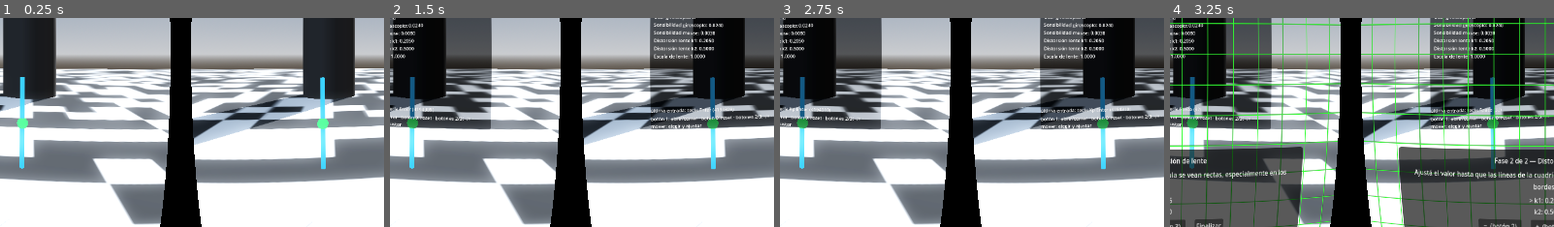
Above: before the commit, frames 1-4 (left to right).
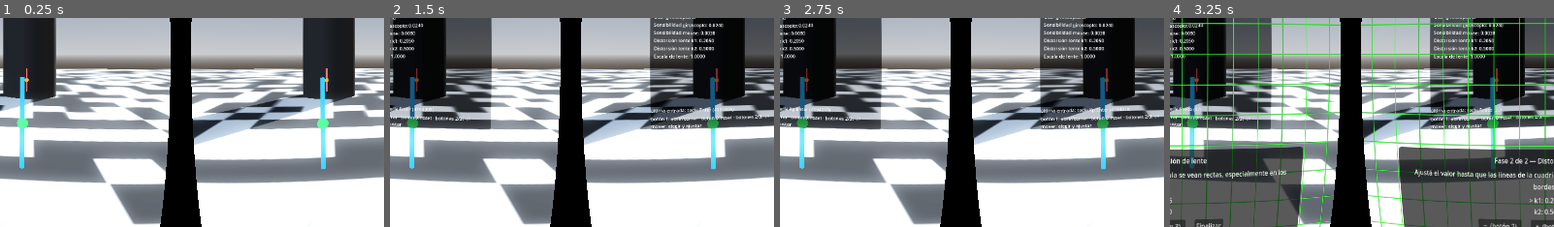
Above: after the commit, the same moments.

Repository: patriciowelch/Proyecto_RV
Game: Godot game, scene res://example/ExampleScene.tscn
Two runs of this game, one before a commit and one after it. Both use one fixed random seed, a clock stepped at 60 frames per second and the inputs below.
Inputs (mouse positions are % of the whole screen's width and height, from its top left):
- Up to frame 1 (0.25 s): no input
- Up to frame 2 (1.5 s): tap Enter at 0.5, 1.35 s; move the mouse to (72, 45) at 0.52 s; hold Right 0.53-1.28 s; tap Backspace at 0.6 s; click (72, 45) at 0.67 s; tap Space at 0.77, 1.25 s; move the mouse to (45, 50) at 1.27 s; hold Up from 1.28 s (still down)
- Up to frame 3 (2.75 s): keep holding Up; tap Space at 1.52 s; tap Enter at 2 s; move the mouse to (53, 48) at 2.02 s; tap Keypad Enter at 2.1 s
- Up to frame 4 (3.25 s): keep holding Up; tap Space at 2.75, 3.02 s; move the mouse to (49, 52) at 2.77 s; tap Tab at 2.85 s; click (49, 52) at 2.92 s
The pictures show only the part of the screen within x 26-76%, y 41-91%; the shares and areas given below are measured in that part.

The runs differ from the first frame. In frame 1, 0.1% of the frame differs, in the area x 6-86%, y 24-36%; in frame 2, 0.1%; in frame 3, 0.1%; in frame 4, 0.1%.

Commit message:
Add second debug skeleton in front of the player
Con FollowHead el jugador queda dentro del esqueleto principal (su cabeza ES el
landmark 0), así que no hay forma de mirar de afuera qué movimiento llega. Se
agrega una copia en otro color, delante del jugador.

- Anclada a la cadera: MediaPipe devuelve y fuera de [0,1] cuando el cuerpo se
  sale de cámara (sentado y cerca, los tobillos llegan a y~2.4), y el mapeo
  centrado en 0.5 dejaba medio esqueleto metros bajo el piso.
- Acompaña al jugador: fija en el mundo se perdía de vista apenas la cabeza
  empezaba a mover al jugador.

Co-Authored-By: Claude Opus 5 <noreply@anthropic.com>

Diff:
--- a/cardboardgodot/example/example_scene.gd
+++ b/cardboardgodot/example/example_scene.gd
@@ -63,6 +63,22 @@
 ## cabeza frente a la cámara mueve el punto de vista en VR.
 @export var FollowHead : bool = true
 
+@export_category("Esqueleto de debug")
+## Segundo esqueleto, fijo en el mundo y más adelante que el principal. Con
+## FollowHead activo el jugador termina dentro del esqueleto principal (su
+## cabeza ES el landmark 0), así que hace falta una copia separada para poder
+## mirar de afuera qué movimientos están llegando.
+@export var ShowDebugSkeleton : bool = true
+## Cuánto más adelante que el esqueleto principal, en metros.
+@export var DebugDistance : float = 3.0
+## Altura a la que se fija la cadera del esqueleto de debug. Se ancla ahí y no
+## al centro del encuadre porque MediaPipe devuelve y fuera de [0,1] cuando el
+## cuerpo se sale de cámara (sentado y cerca, los tobillos llegan a y≈2.4), y
+## centrar en 0.5 dejaba medio esqueleto metros bajo el piso.
+@export var DebugHipHeight : float = 1.2
+## Escala del esqueleto de debug, para que entre entero en el campo de visión.
+@export var DebugScale : float = 0.5
+
 @export_category("Suavizado")
 ## Frecuencia de corte mínima, en Hz. Más bajo = más suave y más lento.
 @export var MinCutoff : float = 1.2
@@ -79,13 +95,16 @@
 var conectado := false
 
 var _cloud: Node3D
+var _debug_cloud: Node3D
 var _player: Node3D
 var _camera: Node
 var _points: Dictionary = {}
+var _bones: Dictionary = {}
+var _debug_points: Dictionary = {}
+var _debug_bones: Dictionary = {}
 ## Última posición cruda recibida por red, antes de filtrar.
 var _targets: Dictionary = {}
 var _filters: Dictionary = {}
-var _bones: Dictionary = {}
 var _status: Label3D
 var _reconnect_timer := 0.0
 var _scanning := false
@@ -110,37 +129,25 @@
 	# Alineado con el -Z del mundo, que es adonde mira la vista al recentrar.
 	_cloud.global_position = origin + Vector3(0, CloudHeight, -CloudDistance)
 
-	var point_mat := StandardMaterial3D.new()
-	point_mat.albedo_color = Color(0.2, 1.0, 0.4)
-	point_mat.shading_mode = BaseMaterial3D.SHADING_MODE_UNSHADED
-
-	var bone_mat := StandardMaterial3D.new()
-	bone_mat.albedo_color = Color(0.2, 0.7, 1.0)
-	bone_mat.shading_mode = BaseMaterial3D.SHADING_MODE_UNSHADED
-
 	for id in LANDMARK_IDS:
-		var sphere := SphereMesh.new()
-		sphere.radius = PointRadius
-		sphere.height = PointRadius * 2.0
-		var mi := MeshInstance3D.new()
-		mi.mesh = sphere
-		mi.material_override = point_mat
-		_cloud.add_child(mi)
-		_points[id] = mi
 		_targets[id] = Vector3.ZERO
 		var corte := MinCutoff * (HeadCutoffFactor if id == 0 else 1.0)
 		_filters[id] = OneEuro.new(corte, SmoothBeta)
 
-	for bone in BONES:
-		var cyl := CylinderMesh.new()
-		cyl.top_radius = PointRadius * 0.4
-		cyl.bottom_radius = PointRadius * 0.4
-		cyl.height = 1.0
-		var mi := MeshInstance3D.new()
-		mi.mesh = cyl
-		mi.material_override = bone_mat
-		_cloud.add_child(mi)
-		_bones[bone] = mi
+	_armar_esqueleto(_cloud, _points, _bones,
+		Color(0.2, 1.0, 0.4), Color(0.2, 0.7, 1.0), 1.0)
+
+	if ShowDebugSkeleton:
+		_debug_cloud = Node3D.new()
+		add_child(_debug_cloud)
+		_debug_cloud.global_position = Vector3(
+			_cloud.global_position.x,
+			DebugHipHeight,
+			_cloud.global_position.z - DebugDistance)
+		_debug_cloud.scale = Vector3.ONE * DebugScale
+		# En otro color para no confundirlo con el que controla la vista.
+		_armar_esqueleto(_debug_cloud, _debug_points, _debug_bones,
+			Color(1.0, 0.6, 0.1), Color(1.0, 0.35, 0.35), 1.4)
 
 	_status = Label3D.new()
 	_status.billboard = BaseMaterial3D.BILLBOARD_ENABLED
@@ -149,6 +156,41 @@
 	_status.modulate = Color(1, 1, 0.4)
 	_status.position = Vector3(0, 2.2, 0)
 	_cloud.add_child(_status)
+
+
+## Arma un esqueleto (esferas + huesos) bajo `parent` y deja las referencias en
+## los diccionarios que se le pasan, para poder instanciarlo más de una vez.
+func _armar_esqueleto(parent: Node3D, puntos: Dictionary, huesos: Dictionary,
+		color_punto: Color, color_hueso: Color, escala: float) -> void:
+	var point_mat := StandardMaterial3D.new()
+	point_mat.albedo_color = color_punto
+	point_mat.shading_mode = BaseMaterial3D.SHADING_MODE_UNSHADED
+
+	var bone_mat := StandardMaterial3D.new()
+	bone_mat.albedo_color = color_hueso
+	bone_mat.shading_mode = BaseMaterial3D.SHADING_MODE_UNSHADED
+
+	var radio := PointRadius * escala
+	for id in LANDMARK_IDS:
+		var sphere := SphereMesh.new()
+		sphere.radius = radio
+		sphere.height = radio * 2.0
+		var mi := MeshInstance3D.new()
+		mi.mesh = sphere
+		mi.material_override = point_mat
+		parent.add_child(mi)
+		puntos[id] = mi
+
+	for bone in BONES:
+		var cyl := CylinderMesh.new()
+		cyl.top_radius = radio * 0.4
+		cyl.bottom_radius = radio * 0.4
+		cyl.height = 1.0
+		var mi := MeshInstance3D.new()
+		mi.mesh = cyl
+		mi.material_override = bone_mat
+		parent.add_child(mi)
+		huesos[bone] = mi
 
 
 func _set_status(t: String) -> void:
@@ -245,8 +287,28 @@
 func _suavizar(delta: float) -> void:
 	for id in _points:
 		_points[id].position = _filters[id].filtrar(_targets[id], delta)
+
+	# El esqueleto de debug acompaña al jugador: con FollowHead el jugador se
+	# mueve adonde caiga la nariz, así que uno fijo en el mundo se pierde de
+	# vista apenas empieza a llegar movimiento.
+	if _debug_cloud and _player:
+		_debug_cloud.global_position = Vector3(
+			_player.global_position.x,
+			_player.global_position.y + DebugHipHeight,
+			_player.global_position.z - DebugDistance)
+
+	if not _debug_points.is_empty():
+		# El esqueleto de debug se recentra en la cadera cada frame, así queda
+		# entero a la vista sin importar cómo esté encuadrada la persona.
+		var cadera := Vector3.ZERO
+		if _points.has(23) and _points.has(24):
+			cadera = (_points[23].position + _points[24].position) * 0.5
+		for id in _debug_points:
+			_debug_points[id].position = _points[id].position - cadera
 	for bone in BONES:
-		_update_bone(bone)
+		_update_bone(bone, _points, _bones)
+		if not _debug_bones.is_empty():
+			_update_bone(bone, _debug_points, _debug_bones)
 	if FollowHead:
 		_mover_cabeza()
 
@@ -292,10 +354,10 @@
 
 
 ## Estira y orienta el cilindro entre los dos landmarks del hueso.
-func _update_bone(bone: Array) -> void:
-	var a: MeshInstance3D = _points.get(bone[0])
-	var b: MeshInstance3D = _points.get(bone[1])
-	var mi: MeshInstance3D = _bones.get(bone)
+func _update_bone(bone: Array, puntos: Dictionary, huesos: Dictionary) -> void:
+	var a: MeshInstance3D = puntos.get(bone[0])
+	var b: MeshInstance3D = puntos.get(bone[1])
+	var mi: MeshInstance3D = huesos.get(bone)
 	if a == null or b == null or mi == null:
 		return
 	var delta := b.position - a.position
